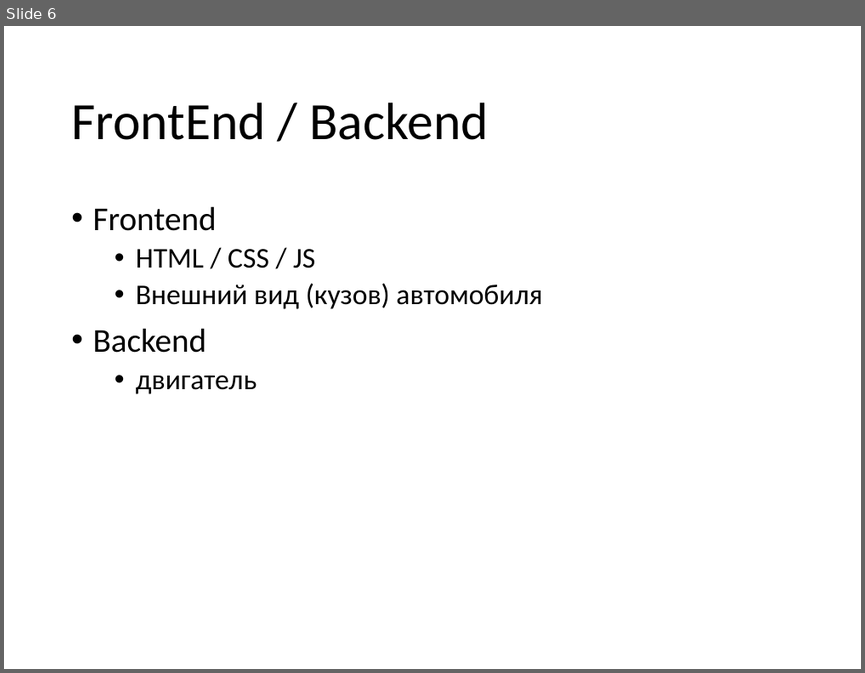
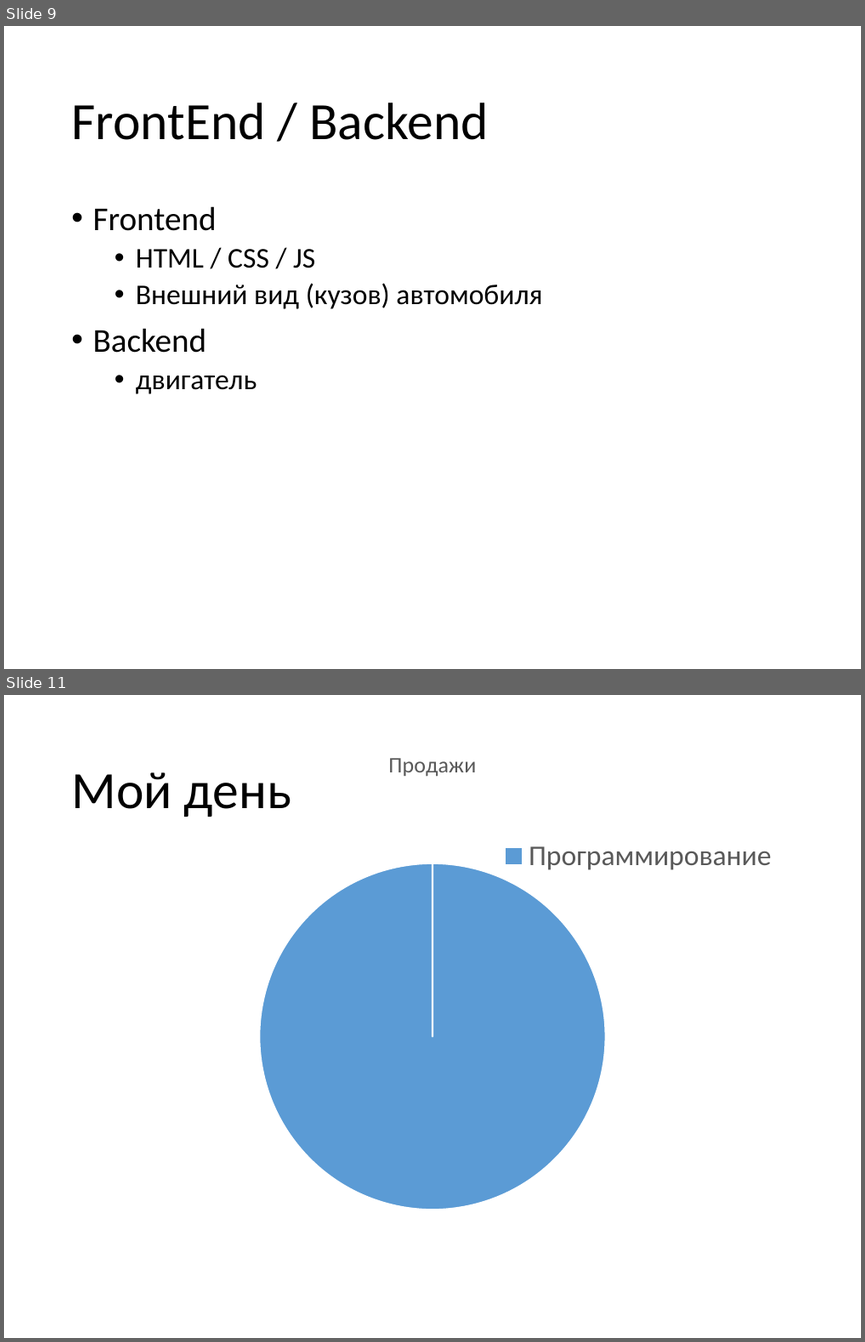
Before and after one commit to vitali-kviatkouski/personal, a slide deck: epamkids/EPAMKids.pptx. Shown one above the other, each under a label of ours: slide 6 before the commit, slides 9 and 11 after it; the slides between them are not shown. The pictures are 865x673 and 865x1342 pixels, drawn with LibreOffice and Linux fonts; fonts in the diff are those of the drawing. Boxes give left, top, right and bottom in pixels: in the first picture for what was removed or moved away, otherwise in the second. Text is boxed around its words. In the diff, an @@ line names an element or a change of style, - is before the commit and + after.

```diff
--- a/epamkids/EPAMKids.pptx
+++ b/epamkids/EPAMKids.pptx
@@ slide 11 added at [4,695,861,1338], background #FFFFFF @@
@@ pie chart added at [64,729,801,1274] @@
+title "Продажи"
+categories: Программирование
+Продажи: 100, -, -, -
@@ title added at [71,772,291,817], 44 pt, text #000000 @@
+Мой день
@@ what was slide 6 is now slide 9 @@
```
Also in this commit, not shown: 3 slides changed, 18 other slides added, 1 slide removed.
